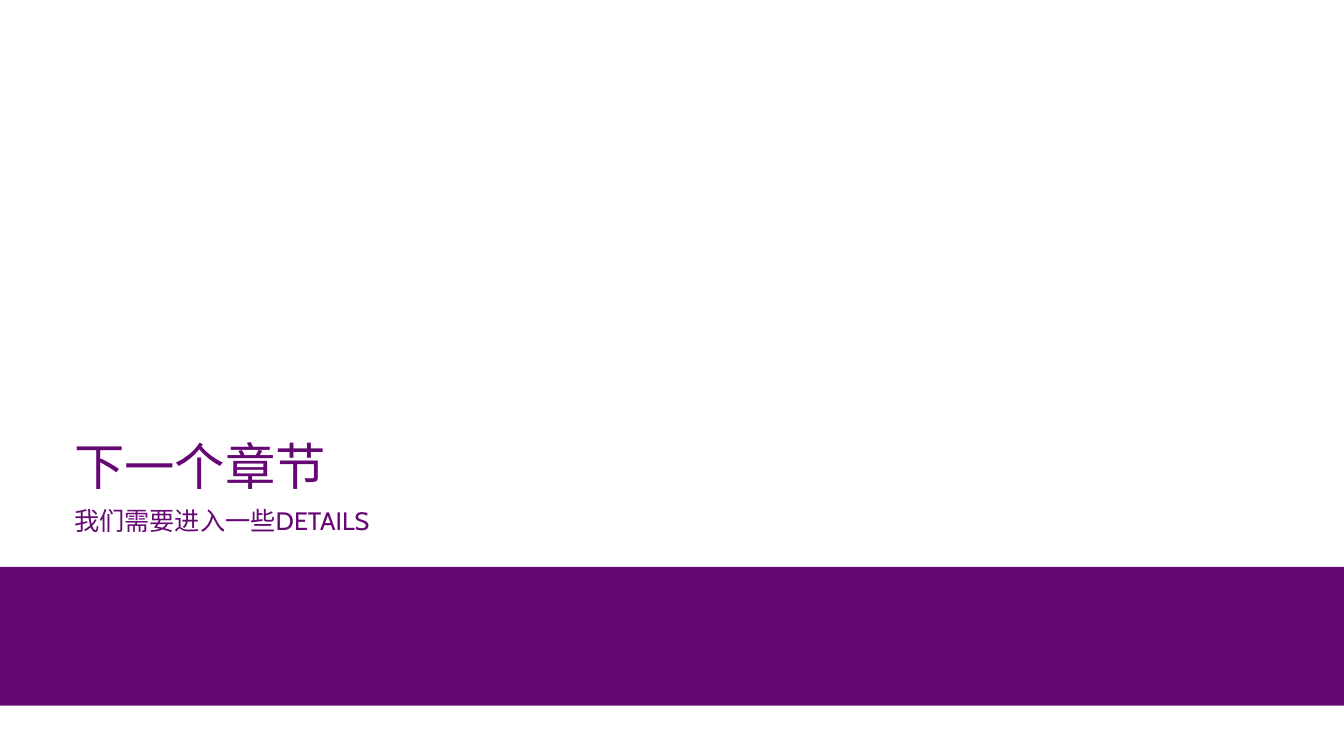
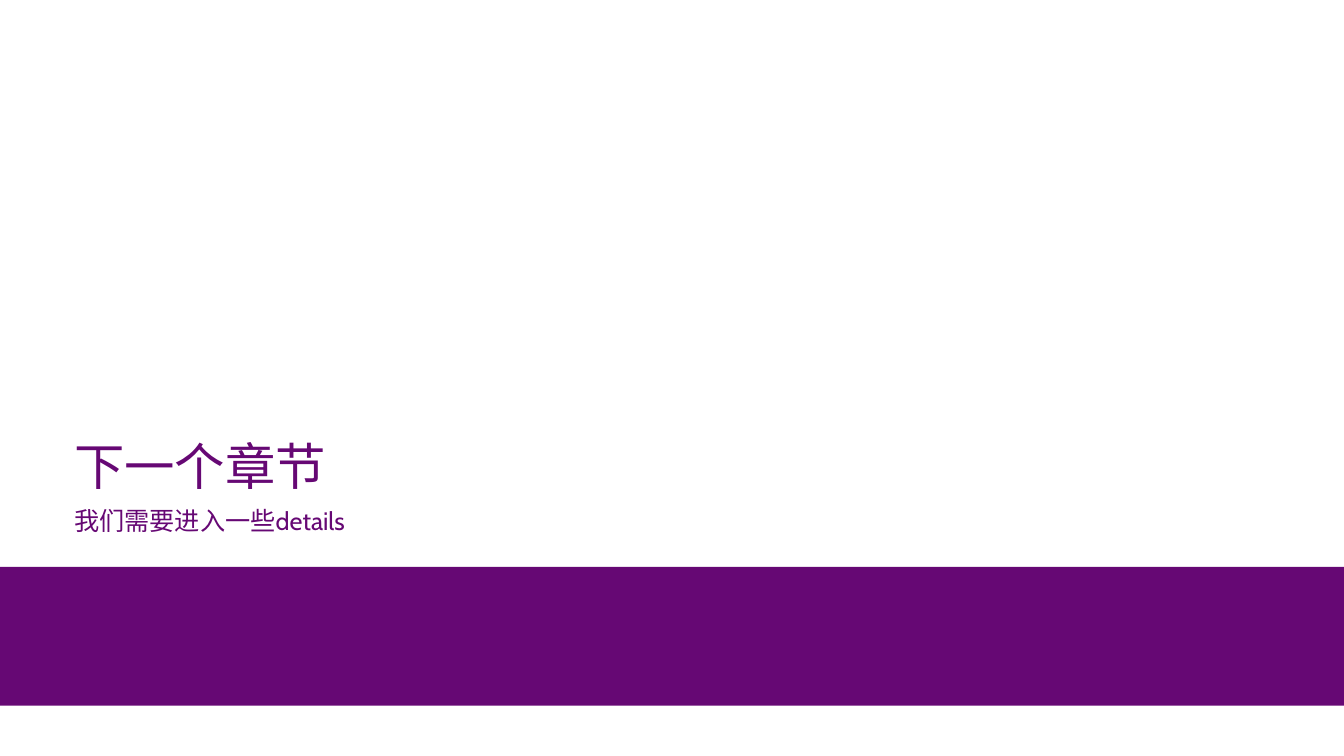
Before and after one commit to atomiechen/THU-PPT-Theme, a slide deck: slide 6 of v3顶边白底16-9.pptx. Drawn at 1344x756 pixels with LibreOffice and Linux fonts; fonts in the diff are those of the drawing; background and template pictures are left out. Boxes give left, top, right and bottom in pixels: in the first picture for what was removed or moved away, otherwise in the second. Text is boxed around its words. In the diff, an @@ line names an element or a change of style, - is before the commit and + after.

Commit message:
Fix: v1顶边白底变体16:9部分标题框未取消英文全大写

```diff
--- a/v3顶边白底16-9.pptx
+++ b/v3顶边白底16-9.pptx
@@ text at (74, 508, 345, 532): text changed @@
-我们需要进入一些DETAILS
+我们需要进入一些details
```
